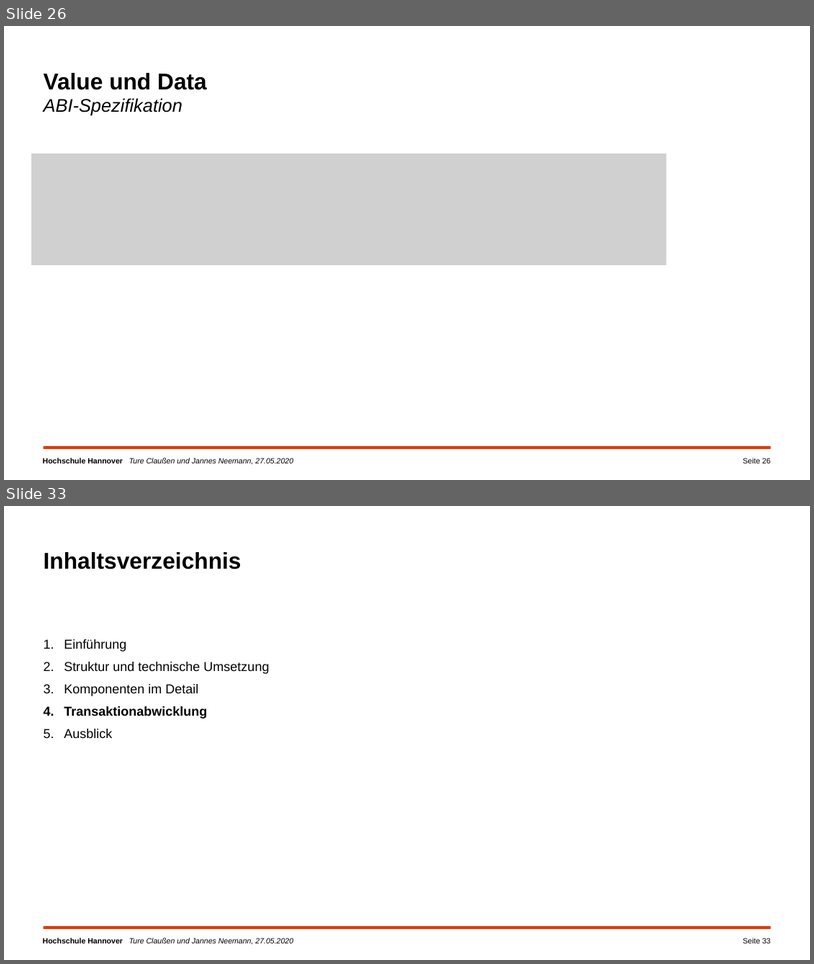
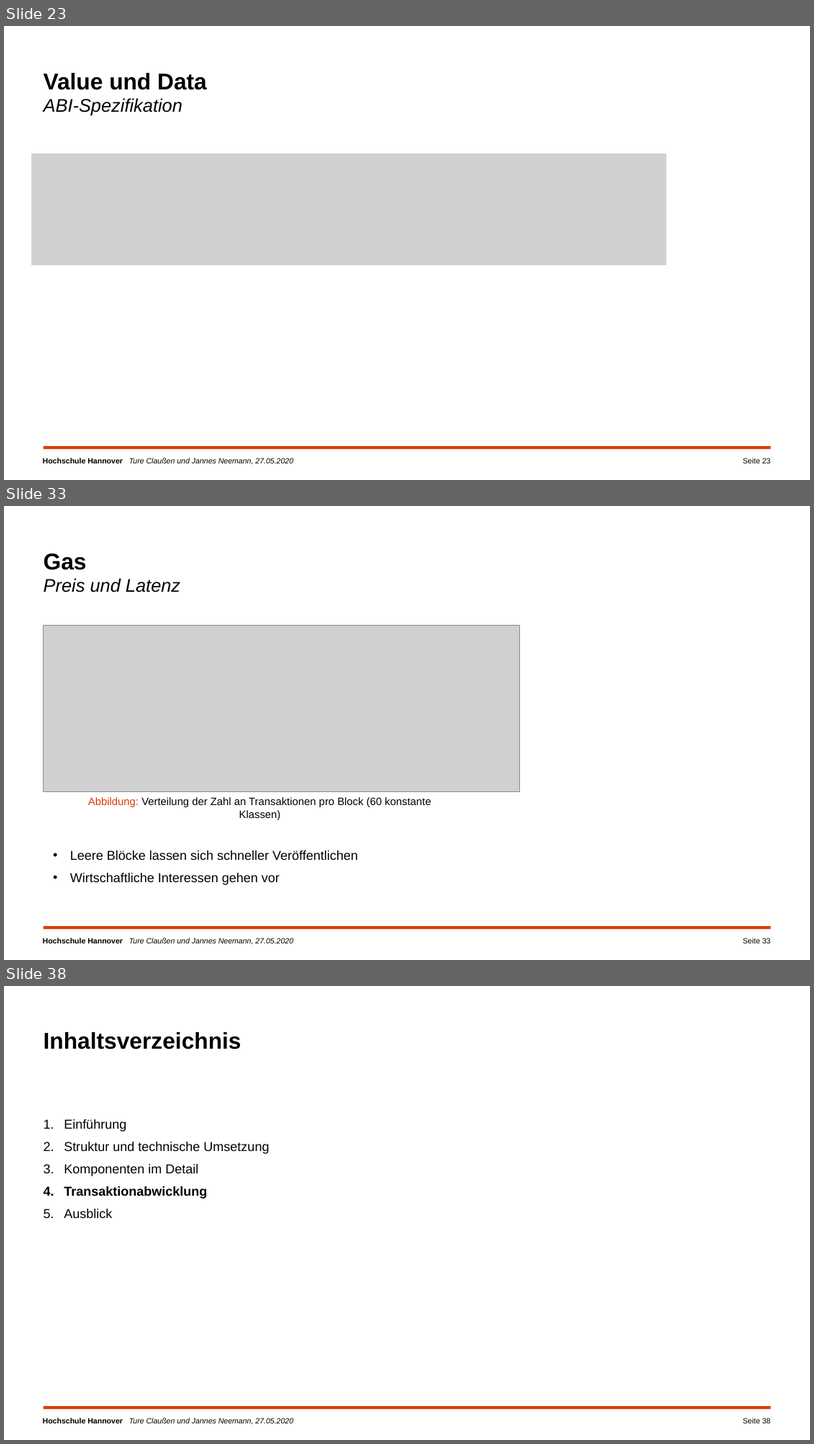
Before and after one commit to campfireman/SEM-ethereum-transactions, a slide deck: Ethereum_Präsentation_Jannes/Ethereum-Transaktionen.pptx. Shown one above the other, each under a label of ours: slides 26 and 33 before the commit, slides 23, 33 and 38 after it; the slides between them are not shown. The pictures are 814x964 and 814x1444 pixels, drawn with LibreOffice and Linux fonts; fonts in the diff are those of the drawing; grey boxes stand for pictures; background and template pictures are left out. Boxes give left, top, right and bottom in pixels: in the first picture for what was removed or moved away, otherwise in the second. Text is boxed around its words. In the diff, an @@ line names an element or a change of style, - is before the commit and + after.

```diff
--- a/Ethereum_Präsentation_Jannes/Ethereum-Transaktionen.pptx
+++ b/Ethereum_Präsentation_Jannes/Ethereum-Transaktionen.pptx
@@ slide 33 added at <box>4,506,810,960</box>, background #FFFFFF; not listed: 2 template elements that a slide beside it also shows @@
@@ text added at <box>44,554,180,592</box>, 24 pt, text #000000, italic @@
+Gas
+Preis und Latenz
@@ picture added at <box>44,625,520,792</box> @@
@@ text added at <box>88,797,431,820</box>, 14 pt, text #000000 @@
+Abbildung: Verteilung der Zahl an Transaktionen pro Block (60 konstante Klassen)
@@ text added at <box>70,850,358,885</box>, 17 pt, text #000000 @@
+• Leere Blöcke lassen sich schneller Veröffentlichen
+• Wirtschaftliche Interessen gehen vor
@@ page number added at <box>743,937,772,943</box>, 10 pt, text #000000 @@
+Seite 33
@@ what was slide 26 is now slide 23 @@
@@ page number at <box>743,457,772,463</box>: text changed @@
-Seite 26
+Seite 23
@@ what was slide 33 is now slide 38 @@
```
Also in this commit, not shown: 8 slides changed, 12 other slides added, 9 slides removed, 2 other files.
